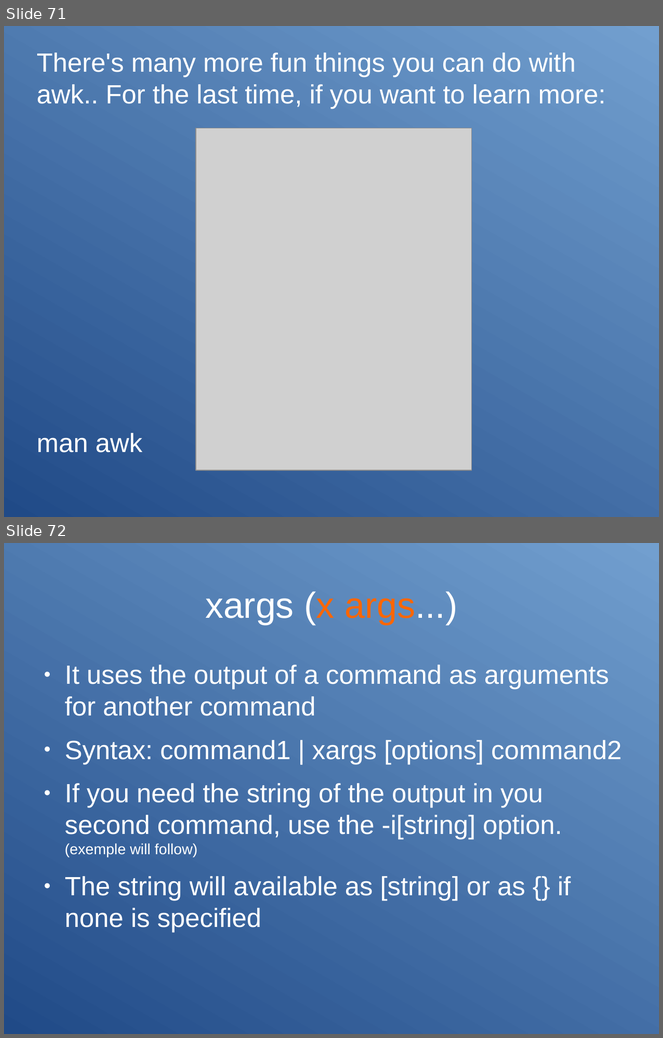
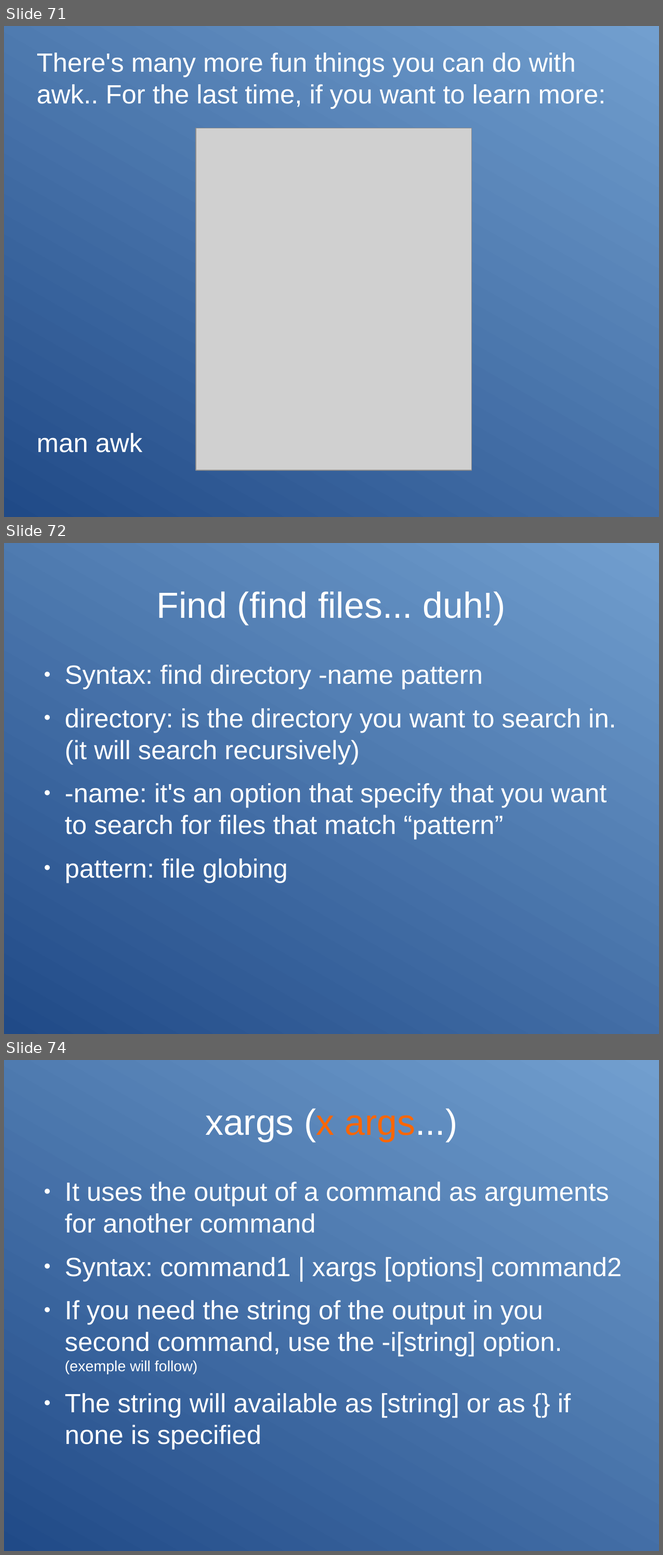
Before and after one commit to Clibre/An-introduction-to-bash, a slide deck: presentation.odp. Shown one above the other, each under a label of ours: slides 71 and 72 before the commit, slides 71, 72 and 74 after it; the slides between them are not shown. The pictures are 663x1038 and 663x1555 pixels, drawn with LibreOffice and Linux fonts; fonts in the diff are those of the drawing; grey boxes stand for pictures. Boxes give left, top, right and bottom in pixels: in the first picture for what was removed or moved away, otherwise in the second. Text is boxed around its words. In the diff, an @@ line names an element or a change of style, - is before the commit and + after.

```diff
--- a/presentation.odp
+++ b/presentation.odp
@@ slide 72 added at (4, 543, 659, 1034), background gradient #204A87 to #729FCF @@
@@ title added at (157, 591, 506, 625), 44 pt, text #FFFFFF @@
+Find (find files... duh!)
@@ text added at (65, 665, 617, 883), 32 pt, text #FFFFFF @@
+● Syntax: find directory -name pattern
+● directory: is the directory you want to search in. (it will search recursively)
+● -name: it's an option that specify that you want to search for files that match “pattern”
+● pattern: file globing
@@ what was slide 72 is now slide 74 @@
```
Also in this commit, not shown: 1 other slide added, 1 other file.
